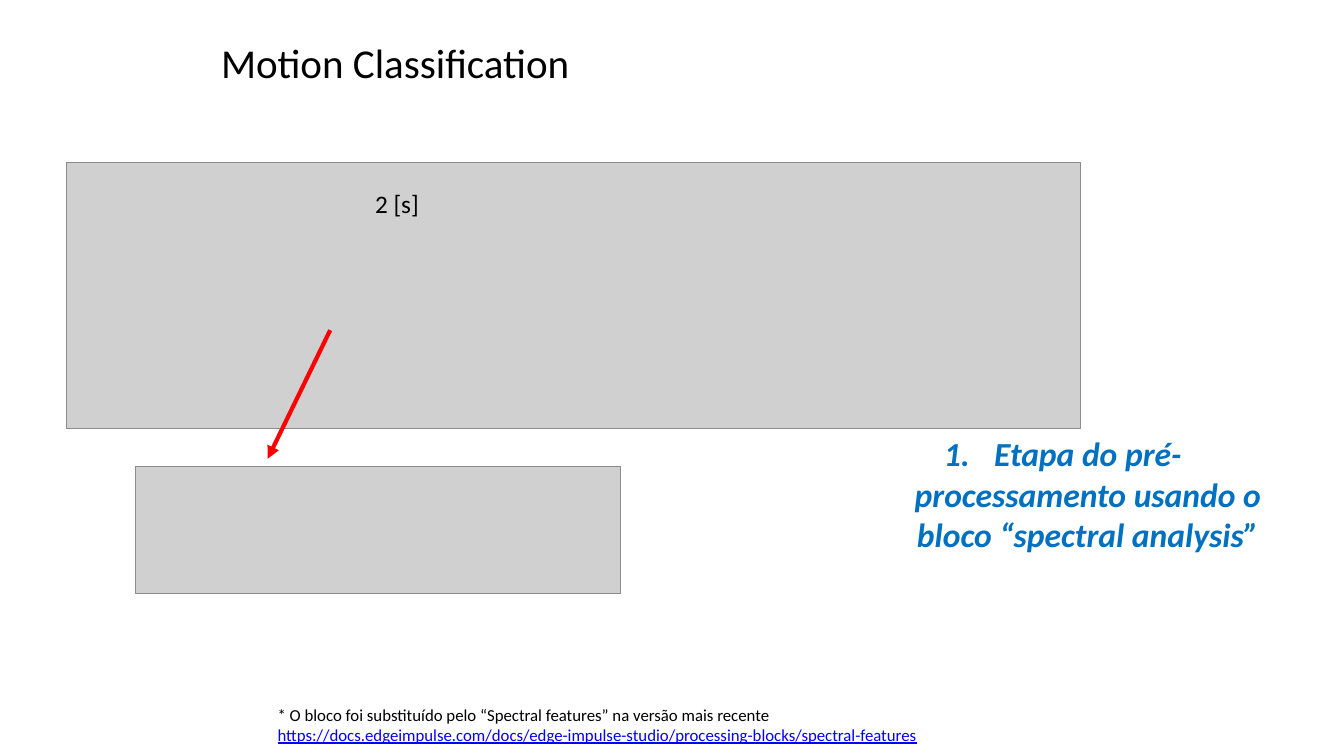
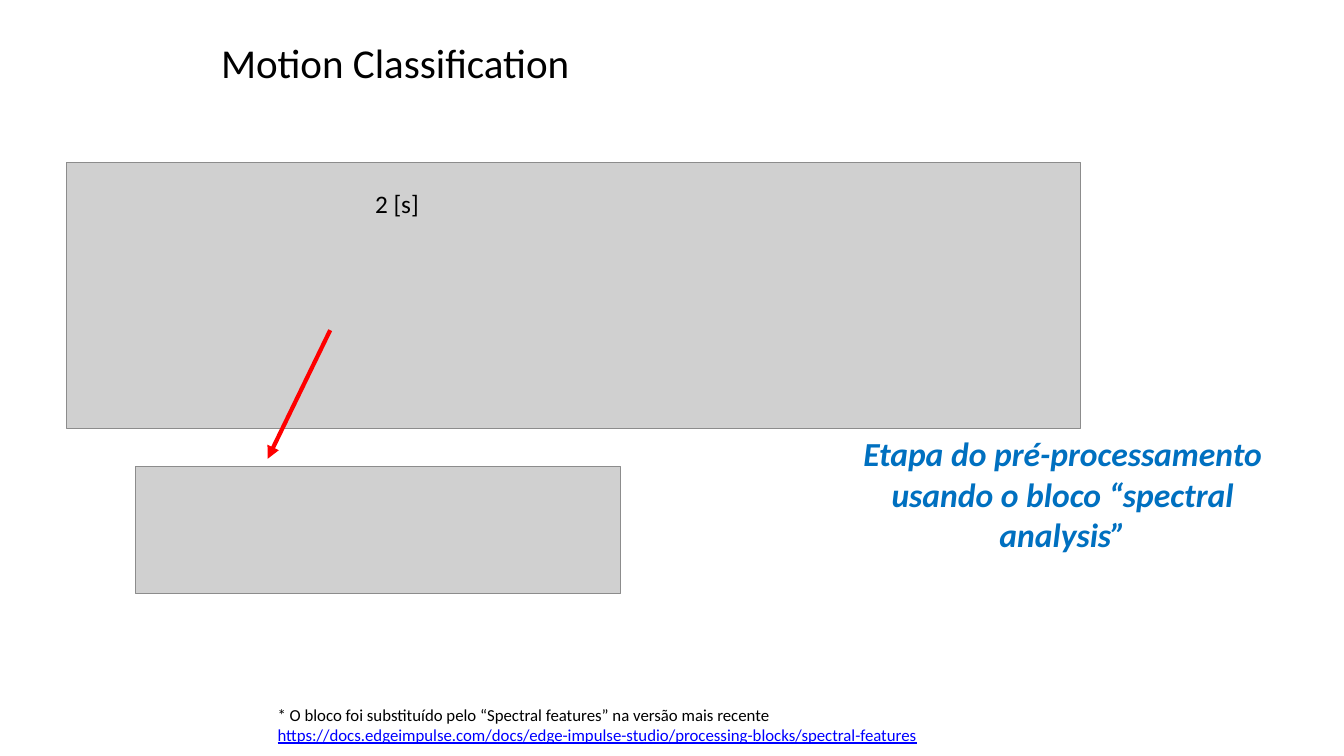
Before and after one commit to zz4fap/tp557-iot-ml, a slide deck: slide 46 of slides/TP557_15_classificação de movimentos.pptx (slide 19 before the commit). Drawn at 1344x756 pixels with LibreOffice and Linux fonts; fonts in the diff are those of the drawing; grey boxes stand for pictures; background and template pictures are left out. Boxes give left, top, right and bottom in pixels: in the first picture for what was removed or moved away, otherwise in the second. Text is boxed around its words. In the diff, an @@ line names an element or a change of style, - is before the commit and + after.

Commit message:
update of slides

```diff
--- a/slides/TP557_15_classificação de movimentos.pptx
+++ b/slides/TP557_15_classificação de movimentos.pptx
@@ text "Etapa do pré-processamento usando o ..." at [863,442,1262,553]: bullet 1. to none @@
```
Also in this commit, not shown: 6 slides added, 1 other file.
